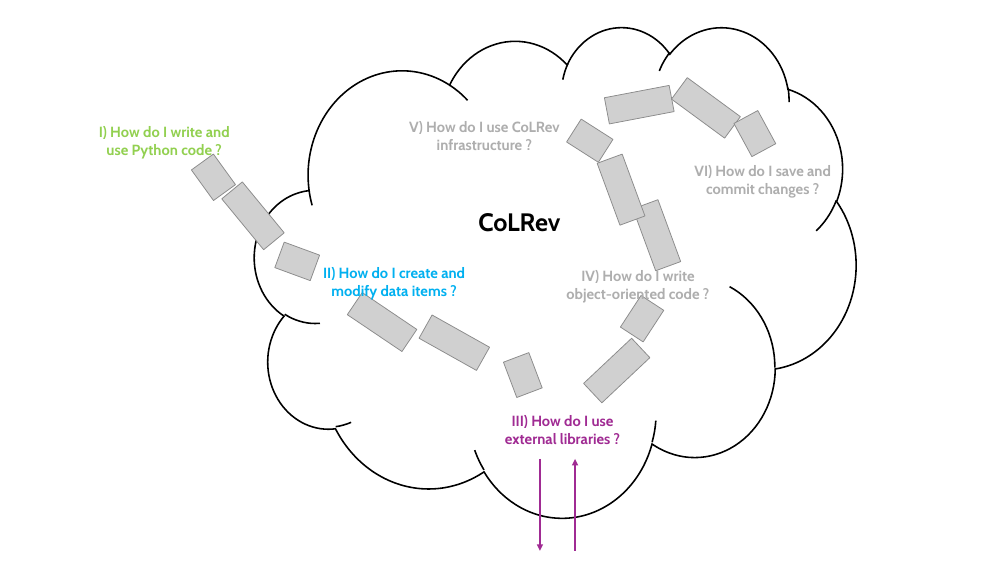
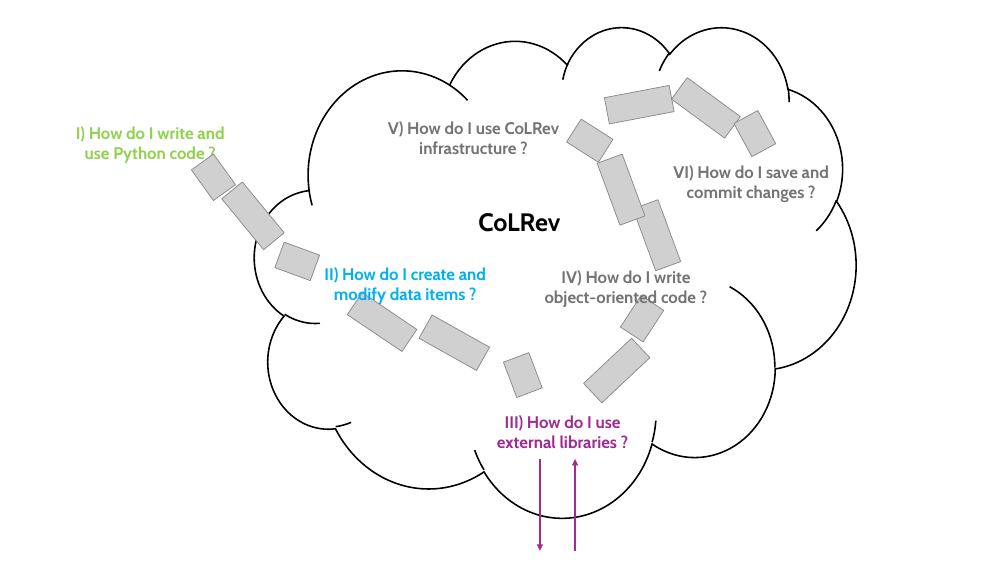
Before and after one commit to digital-work-lab/open-source-project, a slide deck: slide 4 of assets/python_overview.pptx. Drawn at 1008x567 pixels with LibreOffice and Linux fonts; fonts in the diff are those of the drawing; grey boxes stand for pictures. Boxes give left, top, right and bottom in pixels: in the first picture for what was removed or moved away, otherwise in the second. Text is boxed around its words. In the diff, an @@ line names an element or a change of style, - is before the commit and + after.

```diff
--- a/assets/python_overview.pptx
+++ b/assets/python_overview.pptx
@@ size 14 to 16 pt in 3 elements at (x1=497, y1=415, x2=621, y2=448), (x1=324, y1=267, x2=486, y2=304), (x1=76, y1=126, x2=224, y2=163) @@
@@ text "I) How do I write ..." moved from (x1=99, y1=126, x2=230, y2=159) to (x1=76, y1=126, x2=224, y2=163) @@
@@ text "V) How do I use ..." moved from (x1=409, y1=121, x2=560, y2=150) to (x1=388, y1=121, x2=560, y2=154) @@
@@ text "VI) How do I save ..." moved from (x1=694, y1=165, x2=831, y2=198) to (x1=673, y1=165, x2=829, y2=202) @@
@@ size 14 to 16 pt, text colour #AEAEAE to #747474 in 3 elements at (x1=388, y1=121, x2=560, y2=154), (x1=673, y1=165, x2=829, y2=202), (x1=545, y1=270, x2=696, y2=308) @@
@@ text "IV) How do I write ..." moved from (x1=566, y1=268, x2=700, y2=303) to (x1=545, y1=270, x2=696, y2=308) @@
```
Also in this commit, not shown: 5 other slides changed.
